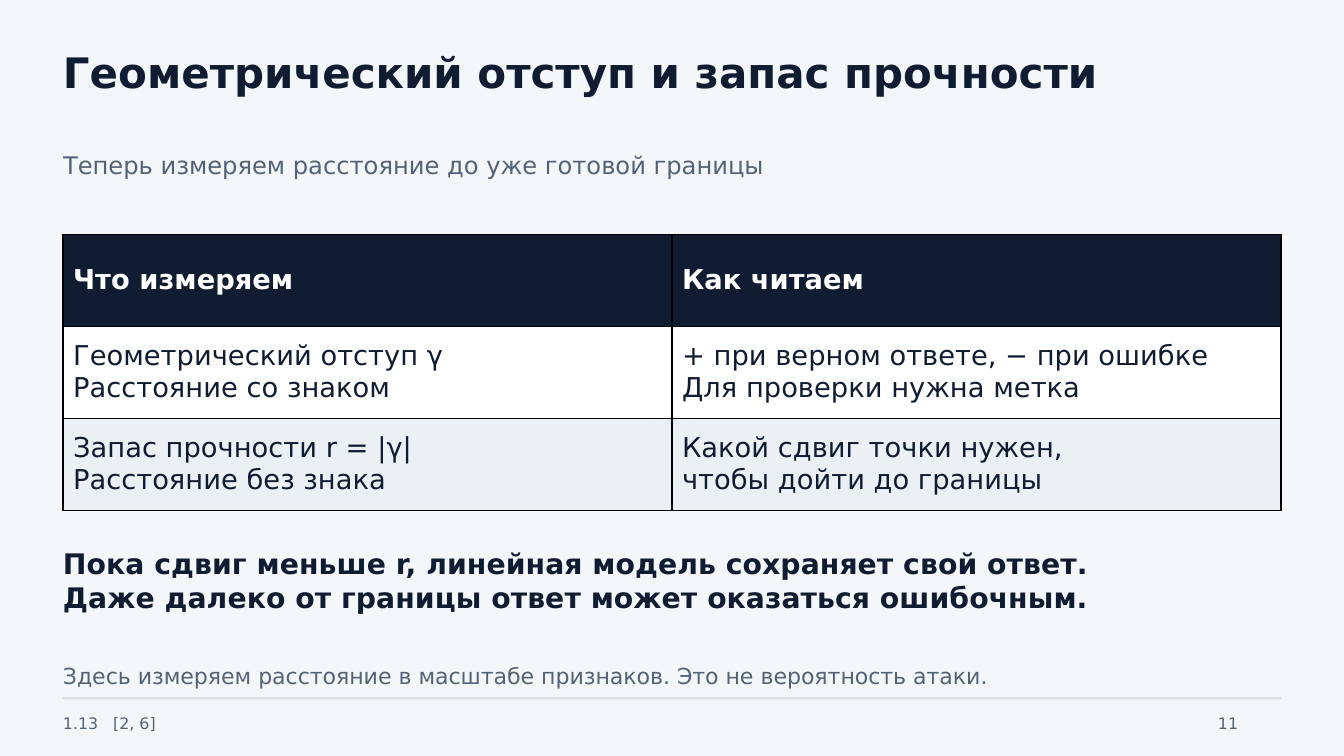
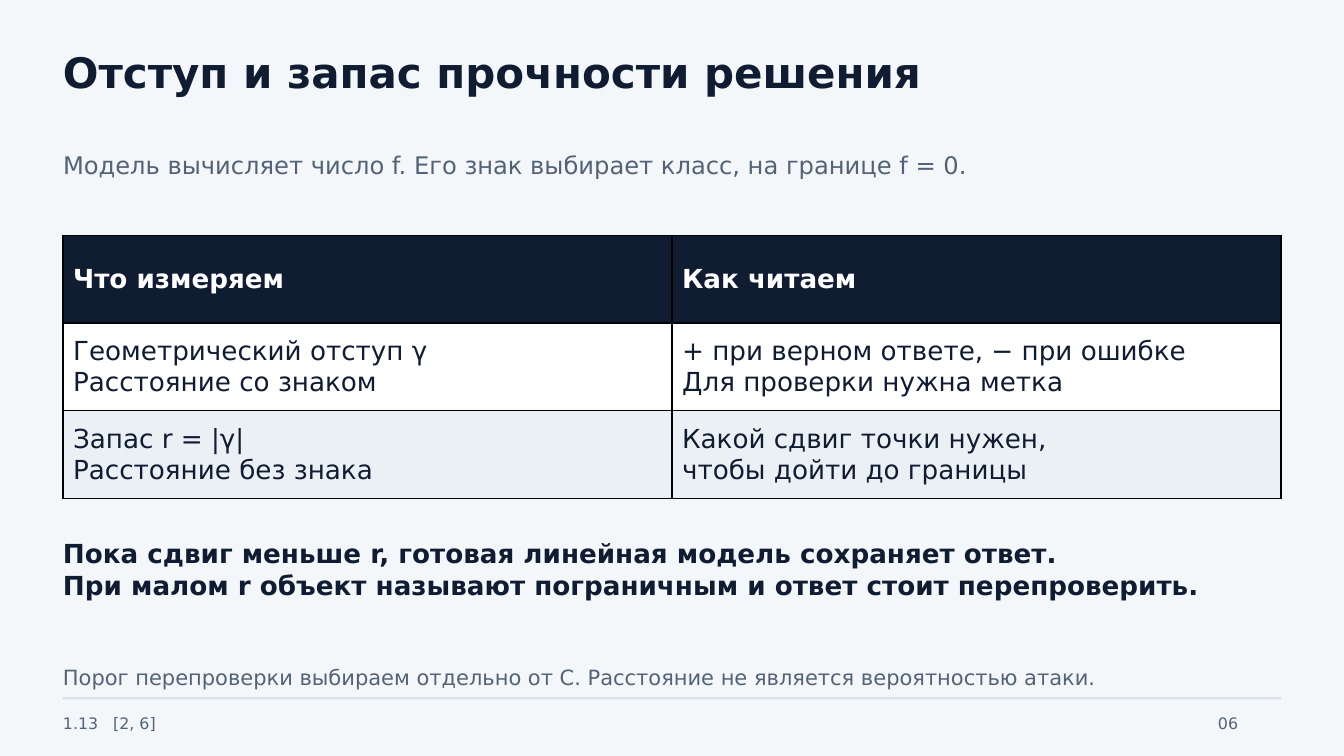
Before and after one commit to johnnilson664-sys/gis, a slide deck: slide 6 of presentations/1.13-etalony-otstupy/Etalony_otstupy_SYN_flood.pptx (slide 11 before the commit). Drawn at 1344x756 pixels with LibreOffice and Linux fonts; fonts in the diff are those of the drawing. Boxes give left, top, right and bottom in pixels: in the first picture for what was removed or moved away, otherwise in the second. Text is boxed around its words. In the diff, an @@ line names an element or a change of style, - is before the commit and + after.

```diff
--- a/presentations/1.13-etalony-otstupy/Etalony_otstupy_SYN_flood.pptx
+++ b/presentations/1.13-etalony-otstupy/Etalony_otstupy_SYN_flood.pptx
@@ text at [63, 57, 921, 97]: text changed @@
-Геометрический отступ и запас прочности
+Отступ и запас прочности решения
@@ text at [63, 155, 966, 179]: text changed @@
-Теперь измеряем расстояние до уже готовой границы
+Модель вычисляет число f. Его знак выбирает класс, на границе f = 0.
@@ table at [63, 235, 1280, 498] @@
-row 3, column 1: Запас прочности r = |γ| / Расстояние без знака
+row 3, column 1: Запас r = |γ| / Расстояние без знака
@@ size 19.5 to 18.8 pt in "Что измеряем", "Как читаем", "Геометрический отступ γ", "Расстояние со знаком" and 4 more places @@
@@ text at [63, 543, 1198, 600]: text changed; size 20.2 to 18.8 pt @@
-Пока сдвиг меньше r, линейная модель сохраняет свой ответ.
-Даже далеко от границы ответ может оказаться ошибочным.
+Пока сдвиг меньше r, готовая линейная модель сохраняет ответ.
+При малом r объект называют пограничным и ответ стоит перепроверить.
@@ text at [63, 669, 1095, 690]: text changed; size 15.8 to 15 pt @@
-Здесь измеряем расстояние в масштабе признаков. Это не вероятность атаки.
+Порог перепроверки выбираем отдельно от C. Расстояние не является вероятностью атаки.
@@ text at [1218, 717, 1238, 729]: text changed @@
-11
+06
```
Also in this commit, not shown: 8 other slides changed, 4 slides added, 15 slides removed, 5 other files.
